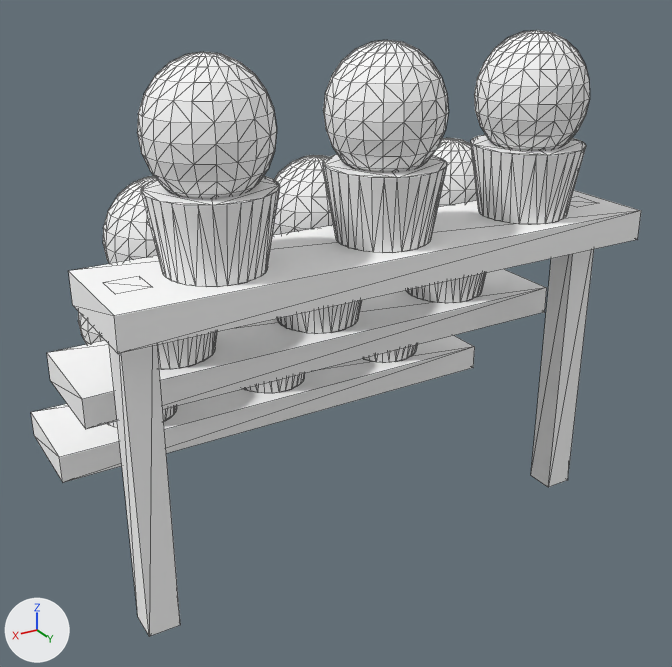
The glTF model godot/models/flower_shop_rack.glb as it was, and as the next commit left it.
Before and after are seen from a 50 mm camera at (1.51, 2.64, 1.94) aimed at (-0.02, 0.09, 0.67). Lighting does not change. The marker at lower left points along +X, +Y and +Z. The first picture is the older version. Mesh edges are drawn as thin lines.

The first picture shows 'leaves.004', 'leaves.006', 'leaves.007', 'leaves.008', 'pot.006', 'pot.007', 'pot.008', 'shelf', 'shelf.001', 'shelf.002', 'support', 'support.001' and 9 more.
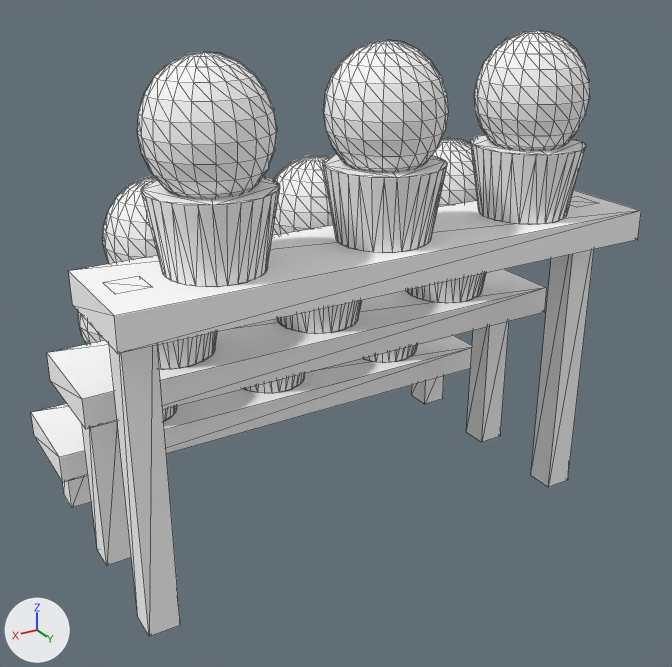
What differs and where, as boxes (x1, y1, x2, y2) in the pictures (672 x 667 px):
'tier_leg.003', added: after (82, 421, 131, 565)
'tier_leg.001', added: after (467, 321, 509, 442)
'tier_leg.002', added: after (62, 476, 91, 507)
'tier_leg', added: after (412, 376, 444, 404)

Patch to the scene script:
```diff
--- a/godot/models/flower_shop_rack.glb.py
+++ b/godot/models/flower_shop_rack.glb.py
@@ me_tier_leg_003 @@
+me_tier_leg_003.from_pydata(...)  # a box spanning x -0.05..0.05, y -0.05..0.05, z -0.3..0.3
+me_tier_leg_003.materials.append(mat_wood)  # white #ffffff
@@ me_tier_leg_002 @@
+me_tier_leg_002.from_pydata(...)  # a box spanning x -0.05..0.05, y -0.05..0.05, z -0.1..0.1
+me_tier_leg_002.materials.append(mat_wood)  # white #ffffff
@@ ob_tier_leg_003 @@
+ob_tier_leg_003 = bpy.data.objects.new('tier_leg.003', me_tier_leg_003)
+ob_tier_leg_003.location = (0.8, 0.0, 0.3)
@@ ob_tier_leg_002 @@
+ob_tier_leg_002 = bpy.data.objects.new('tier_leg.002', me_tier_leg_002)
+ob_tier_leg_002.location = (0.8, -0.4, 0.1)
@@ ob_tier_leg_001 @@
+ob_tier_leg_001 = bpy.data.objects.new('tier_leg.001', me_tier_leg_003.copy())
+ob_tier_leg_001.location = (-0.8, 0.0, 0.3)
@@ ob_tier_leg @@
+ob_tier_leg = bpy.data.objects.new('tier_leg', me_tier_leg_002.copy())
+ob_tier_leg.location = (-0.8, -0.4, 0.1)
```
